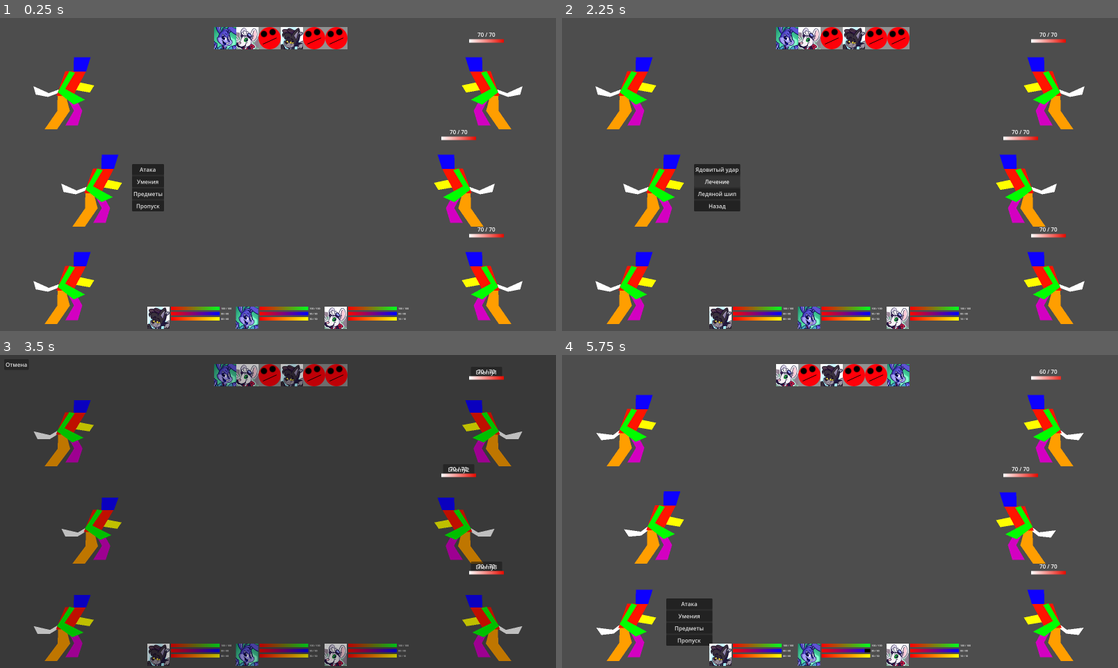
Above: before the commit, frames 1-4 (two rows, left to right).
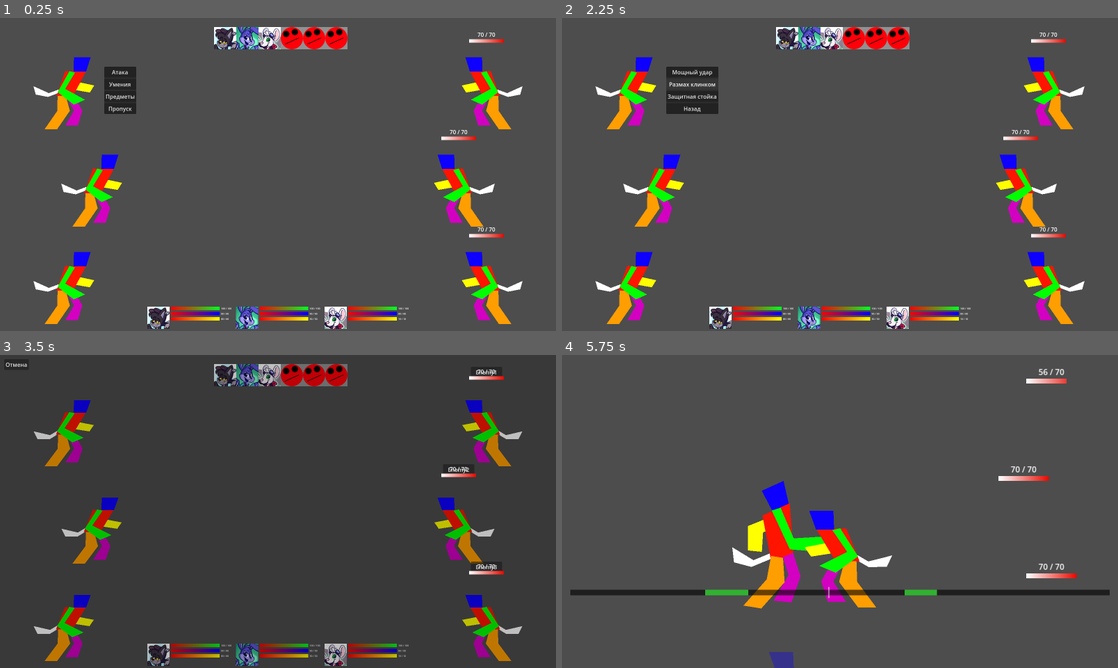
Above: after the commit, the same moments.

Repository: HellsStudios/Hell-s-workers
Game: Godot game, scene res://Scenes/Battle.tscn
Same seed, same stepped clock (60 frames per second), same inputs: the game is played once before the commit and once after it.
Inputs (mouse positions are in pixels of both pictures, inside the frame that each line leads up to):
- Up to frame 1 (0.25 s): no input
- Up to frame 2 (2.25 s): click "Атака" at 0.5 s; click "Отмена" at 1.25 s; click "Умения" at 2 s
- Up to frame 3 (3.5 s): click "Ядовитый удар" (after the commit: "Мощный удар") at 2.75 s
- Up to frame 4 (5.75 s): click "Enemy1" at 3.5 s; move the mouse to (962, 495) at 4.27 s; click (962, 495) at 4.42 s; drag from (728, 527) to (812, 574) at 5.02 s

The runs differ from the first frame. In frame 1, 2.8% of the frame differs, in the area x 18-55%, y 2-62%; in frame 2, 3.2%; in frame 3, 1.1%; in frame 4, 17%, in the area x 1-99%, y 2-100%.

Commit message:
Add files via upload

Diff:
--- a/новый-игровой-проект/Data/characters.json
+++ b/новый-игровой-проект/Data/characters.json
@@ -7,7 +7,7 @@
 	  "max_health": 110, "health": 110,
 	  "max_stamina": 60, "stamina": 60,
 	  "max_mana": 60, "mana": 60,
-	  "attack": 15, "defense": 10, "speed": 9,
+	  "attack": 15, "defense": 10, "speed": 20,
 	  "carry_slots_max": 5,
 	  "forbidden_categories": [],
 	  "pack": [],
@@ -32,8 +32,25 @@
 		  "name": "Размах клинком",
 		  "type": "physical",
 		  "target": "all_enemies",
-		  "damage": 10, "accuracy": 0.85, "crit": 0.05,
-		  "costs": { "stamina": 15 }
+		  "damage": 10,
+		  "accuracy": 0.85,
+		  "crit": 0.05,
+		  "costs": { "stamina": 15 },
+		  "qte": {
+			"steps": [
+			  { "anim": "attack", "duration": 0.60, "segments": [[0.40, 0.55]],
+				"select": { "mode": "random_enemies", "count": 1 } },
+
+			  { "anim": "attack", "duration": 0.60, "segments": [[0.35, 0.50]],
+				"select": { "mode": "random_enemies", "count": 2 } },
+
+			  { "anim": "attack", "duration": 0.70, "segments": [[0.45, 0.55]],
+				"select": { "mode": "all_enemies" } }
+			],
+			"on_success": { "damage_mult": 1.0 },
+			"on_perfect": { "damage_mult": 1.25 },
+			"on_fail":    { "damage_mult": 0.8 }
+		  }
 		},
 		{
 		  "name": "Защитная стойка",
--- /dev/null
+++ b/новый-игровой-проект/Data/enemies.json
@@ -0,0 +1,41 @@
+{
+  "enemies": {
+	"slime_green": {
+	  "nick": "Clue",
+	  "sprite": "res://Assets/enemies/Clue.png",
+	  "team": "enemy",
+	  "max_health": 70,
+	  "attack": 8,
+	  "defense": 3,
+	  "speed": 7,
+
+
+	  "dodge_window": 0.10,
+	  "block_window": 0.16,
+	  "block_reduce": 0.50,
+
+	  "abilities": [
+		{
+		  "name": "Шлепок",
+		  "type": "physical",
+		  "target": "single_enemy",
+		  "damage": 8
+		},
+		{
+		  "name": "Кислота",
+		  "type": "magic",
+		  "target": "all_enemies",
+		  "damage": 5,
+		  "qte": {
+			"steps": [
+			  { "anim": "cast", "duration": 0.9, "segments": [ { "start": 0.45, "end": 0.55 } ] }
+			],
+			"on_success": { "damage_mult": 1.0 },
+			"on_perfect": { "damage_mult": 1.2 },
+			"on_fail":    { "damage_mult": 0.8 }
+		  }
+		}
+	  ]
+	}
+  }
+}
--- a/новый-игровой-проект/Scenes/Battle.tscn
+++ b/новый-игровой-проект/Scenes/Battle.tscn
@@ -141,6 +141,10 @@
 
 [node name="QTEBar" parent="UI" instance=ExtResource("4_1samx")]
 anchors_preset = 15
+offset_right = 0.0
+offset_bottom = 0.0
+grow_horizontal = 2
+grow_vertical = 2
 
 [connection signal="button_down" from="UI/ActionPanel/MainMenuContainer/AttackButton" to="UI/ActionPanel" method="_on_AttackButton_pressed"]
 [connection signal="button_down" from="UI/ActionPanel/MainMenuContainer/SkillButton" to="UI/ActionPanel" method="_on_SkillButton_pressed"]
--- a/новый-игровой-проект/Scripts/Character.gd
+++ b/новый-игровой-проект/Scripts/Character.gd
@@ -32,6 +32,10 @@
 @export var sin_wrath: int = 0
 @export var sin_sloth: int = 0
 
+var dodge_window: float = 0.12
+var block_window: float = 0.18
+var block_reduce: float = 0.5  # 0.5 = блок режет урон наполовину при «успехе»
+
 # Список способностей (будет заполнен позже)
 var abilities: Array = []
 
@@ -105,6 +109,20 @@
 	attack = d.get("attack", 10)
 	defense = d.get("defense", 5)
 	speed = d.get("speed", 10)
+	if d.has("dodge_window"):
+		dodge_window = float(d.get("dodge_window", 0.12))
+	else:
+		dodge_window = 0.12
+
+	if d.has("block_window"):
+		block_window = float(d.get("block_window", 0.18))
+	else:
+		block_window = 0.18
+
+	if d.has("block_reduce"):
+		block_reduce = float(d.get("block_reduce", 0.5))
+	else:
+		block_reduce = 0.5
 
 	health = d.get("hp", max_health)
 	mana = d.get("mana", max_mana)
--- a/новый-игровой-проект/Scripts/GameManager.gd
+++ b/новый-игровой-проект/Scripts/GameManager.gd
@@ -11,9 +11,27 @@
 var items_db: Dictionary = {}        # id -> def (из items.json)
 var base_inventory: Dictionary = {}  # id -> количество (на базе)
 
+var enemies_db: Dictionary = {}  # id -> деф
+
+func load_enemies_db(path: String = "res://Data/enemies.json") -> void:
+	var f := FileAccess.open(path, FileAccess.READ)
+	if f == null:
+		push_error("[Enemies] DB not found: " + path)
+		return
+	var txt := f.get_as_text()
+	var parsed = JSON.parse_string(txt)
+	if typeof(parsed) != TYPE_DICTIONARY:
+		push_error("[Enemies] JSON parse error")
+		return
+	enemies_db = parsed.get("enemies", {})
+
+func get_enemy_def(id: String) -> Dictionary:
+	return enemies_db.get(id, {})
+
 func _ready() -> void:
 	load_heroes("res://Data/characters.json")
 	load_items_db("res://Data/items.json")
+	load_enemies_db("res://Data/enemies.json")
 
 func load_items_db(path: String = "res://Data/items.json") -> void:
 	var f := FileAccess.open(path, FileAccess.READ)
--- a/новый-игровой-проект/Scripts/battle.gd
+++ b/новый-игровой-проект/Scripts/battle.gd
@@ -53,7 +53,8 @@
 @export var HB_SCALE_WITH_ZOOM := true   # масштабировать ли бар при зуме
 @export var HB_MIN_SCALE := 0.8
 @export var HB_MAX_SCALE := 1.8
-
+@export var AOE_CAM_ZOOM := 1.12         # мягкий зум для AoE (меньше CINE_ZOOM)
+@export var AOE_CAM_SHIFT_PX := 180.0    # сдвиг камеры вправо в пикселях экрана
 
 var _cam_saved := { "pos": Vector2.ZERO, "zoom": Vector2.ONE, "proc": Node.PROCESS_MODE_INHERIT, "smooth": false }
 var _vp_saved_xform: Transform2D = Transform2D.IDENTITY
@@ -244,34 +245,79 @@
 			e.modulate = Color(1,1,1,1)
 
 func _perform_with_qte(user: Node2D, targets: Array[Node2D], ability: Dictionary) -> void:
-	# 1) подготовка позиций/камера/UI
-	if targets.size() == 0: return
-	var main_tgt: Node2D = targets[0]
+	if user == null:
+		return
+	if not is_instance_valid(user):
+		return
+	if targets.size() == 0:
+		return
+
+	var s_target := String(ability.get("target", ""))
+	var is_aoe := s_target == "all_enemies"
+	var typ := String(ability.get("type", ""))
+	var need_move := typ == "physical"
+
+	# --- центр AoE как в _do_melee_aoe ---
+	var aoe_focus := _screen_center_world() + Vector2(AOE_CENTER_X_OFFSET, AOE_CENTER_Y_OFFSET)
+	var sumy := 0.0
+	var cnt := 0
+	for e in enemies:
+		if is_instance_valid(e):
+			if e.health > 0:
+				sumy += e.global_position.y
+				cnt += 1
+	if cnt > 0:
+		aoe_focus.y = sumy / cnt + APPROACH_Y
+
+	# --- камера перед действием ---
+	if is_aoe:
+		# переводим экранный сдвиг в мировые координаты, работая и без активной камеры
+		var zoom_now := _get_view_zoom()
+		if zoom_now <= 0.001:
+			zoom_now = 1.0
+		var shift_x_world := AOE_CAM_SHIFT_PX / zoom_now
+		var aoe_cam_focus := aoe_focus + Vector2(shift_x_world, 0.0)
+		await _cam_push_focus(aoe_cam_focus, AOE_CAM_ZOOM)
+	else:
+		var main_tgt: Node2D = targets[0]
+		await _cam_push_focus(main_tgt.global_position, CINE_ZOOM)
+
 	_enter_cinematic(targets)
 	_update_enemy_bars_positions()
-	await _cam_push_focus(main_tgt.global_position)
-
-	# если физическая и одиночная — подбежали один раз вначале
-	var typ := String(ability.get("type",""))
-	var need_move := typ == "physical" and targets.size() == 1
+
+	# --- движение бойца (как раньше) ---
 	var mover: Node2D = user.get_node_or_null("MotionRoot") as Node2D
-	if mover == null: mover = user
+	if mover == null:
+		mover = user
 	var start_pos := mover.global_position
-	if need_move:
-		var hit_pos := _approach_point(user, main_tgt)
+
+	var move_mode := "none"  # "single" / "aoe"
+	if typ == "physical":
+		if is_aoe:
+			move_mode = "aoe"
+		elif targets.size() == 1:
+			move_mode = "single"
+
+	if move_mode == "single":
+		var hit_pos := _approach_point(user, targets[0])
 		_play_if_has(user.anim, "run")
-		await create_tween().set_trans(Tween.TRANS_SINE).set_ease(Tween.EASE_OUT)\
-			.tween_property(mover, "global_position", hit_pos, 0.18).finished
-
-	# 2) цикл по ступеням
-	var qte = ability.get("qte", {})
-	var steps: Array = qte.get("steps", [])
-	var res_on_success = qte.get("on_success", {})
-	var res_on_perfect = qte.get("on_perfect", {})
-	var res_on_fail    = qte.get("on_fail", {})
+		var tw_in := create_tween().set_trans(Tween.TRANS_SINE).set_ease(Tween.EASE_OUT)
+		tw_in.tween_property(mover, "global_position", hit_pos, 0.18)
+		await tw_in.finished
+	elif move_mode == "aoe":
+		_play_if_has(user.anim, "run")
+		var tw_in2 := create_tween().set_trans(Tween.TRANS_SINE).set_ease(Tween.EASE_OUT)
+		tw_in2.tween_property(mover, "global_position", aoe_focus, 0.22)
+		await tw_in2.finished
+
+	# --- QTE-ступени ---
+	var qte_dict = ability.get("qte", {})
+	var steps: Array = qte_dict.get("steps", [])
+	var res_on_success = qte_dict.get("on_success", {})
+	var res_on_perfect = qte_dict.get("on_perfect", {})
+	var res_on_fail    = qte_dict.get("on_fail", {})
 
 	if steps.size() == 0:
-		# нет QTE — старое поведение
 		for t in targets:
 			if is_instance_valid(t) and t.health > 0:
 				_apply_melee_hit(t, int(ability.get("damage", user.attack)), {"done": false}, ability.get("effects_to_targets", []), user)
@@ -287,70 +333,89 @@
 					clip = "skill"
 			_play_if_has(user.anim, clip)
 
-			# замедление
 			var slow := float(step.get("slowmo", 0.0))
 			var prev_scale := Engine.time_scale
 			if slow > 0.0:
-				Engine.time_scale = clamp(1.0 - slow, 0.05, 1.0)
-
-			# запускаем QTE
+				var s := 1.0 - slow
+				if s < 0.05: s = 0.05
+				Engine.time_scale = s
+
 			var dur := float(step.get("duration", 1.0))
 			var segs = step.get("segments", [])
 			qte_bar.start(dur, segs)
 			var result: Dictionary = await qte_bar.finished
-
-			# возвращаем тайм-скейл
 			Engine.time_scale = prev_scale
 
-			# модификаторы по результату
 			var mod := {}
-			if result.get("perfect", false) and not res_on_perfect.is_empty():
+			if result.get("perfect", false) and res_on_perfect.size() > 0:
 				mod = res_on_perfect
-			elif result.get("success", false) and not res_on_success.is_empty():
+			elif result.get("success", false) and res_on_success.size() > 0:
 				mod = res_on_success
-			elif not res_on_fail.is_empty():
+			elif res_on_fail.size() > 0:
 				mod = res_on_fail
 
 			var dmg_base := int(ability.get("damage", user.attack))
-			var mult := float(mod.get("damage_mult", 1.0))
+			var mult := 1.0
+			if mod.has("damage_mult"):
+				mult = float(mod.get("damage_mult"))
 			var dmg := int(round(dmg_base * mult))
 
-			# бонус к длительности эффектов
-			var dur_bonus := int(mod.get("duration_bonus", 0))
 			var effs: Array = ability.get("effects_to_targets", [])
-			if dur_bonus != 0 and effs.size() > 0:
-				var patched: Array = []
-				for e in effs:
-					var d = e.duplicate(true)
-					d["duration"] = int(d.get("duration", 0)) + dur_bonus
-					patched.append(d)
-				effs = patched
-
-			# расширение области (опционально)
-			var spread := String(mod.get("spread", "none"))
+			if mod.has("duration_bonus") and effs.size() > 0:
+				var bonus := int(mod.get("duration_bonus"))
+				if bonus != 0:
+					var patched: Array = []
+					for e in effs:
+						var d = e.duplicate(true)
+						d["duration"] = int(d.get("duration", 0)) + bonus
+						patched.append(d)
+					effs = patched
+
+			# выбор целей этой ступени (random_enemies / all_enemies)
 			var real_targets := targets
-			if spread == "all_enemies":
-				real_targets = []
-				for e in enemies:
-					if is_instance_valid(e) and e.health > 0: real_targets.append(e)
-			elif spread == "all_allies":
-				real_targets = []
-				var pool := heroes if user.team == "hero" else enemies
-				for a in pool:
-					if is_instance_valid(a) and a.health > 0: real_targets.append(a)
-
-			# применяем хит от этой ступени
+			if step.has("select"):
+				var sel = step["select"]
+				var mode := String(sel.get("mode", ""))
+				if mode == "random_enemies":
+					var cnt_pick := int(sel.get("count", 1))
+					var pool: Array = []
+					for e in enemies:
+						if is_instance_valid(e) and e.health > 0:
+							pool.append(e)
+					pool.shuffle()
+					real_targets = []
+					var n = min(cnt_pick, pool.size())
+					for i in range(n):
+						real_targets.append(pool[i])
+				elif mode == "all_enemies":
+					real_targets = []
+					for e in enemies:
+						if is_instance_valid(e) and e.health > 0:
+							real_targets.append(e)
+
 			for t in real_targets:
 				if is_instance_valid(t) and t.health > 0:
 					_apply_melee_hit(t, dmg, {"done": false}, effs, user)
 
-			# ждём конца клипа (не дольше разумного)
 			await _wait_anim_end(user.anim, clip, 0.8)
+
+	# --- откат ---
+	if move_mode != "none":
+		var tw_out := create_tween().set_trans(Tween.TRANS_SINE).set_ease(Tween.EASE_IN_OUT)
+		tw_out.tween_property(mover, "global_position", start_pos, 0.22)
+		await tw_out.finished
+
+	_play_if_has(user.anim, "idle")
+	_update_enemy_bars_positions()
+	await _cam_pop()
+	_exit_cinematic()
+
 
 	# 3) откат позиций/камеры/UI
 	if need_move:
-		await create_tween().set_trans(Tween.TRANS_SINE).set_ease(Tween.EASE_IN_OUT)\
-			.tween_property(mover, "global_position", start_pos, 0.18).finished
+		var tw_out := create_tween().set_trans(Tween.TRANS_SINE).set_ease(Tween.EASE_IN_OUT)
+		tw_out.tween_property(mover, "global_position", start_pos, 0.18)
+		await tw_out.finished
 	_play_if_has(user.anim, "idle")
 	_update_enemy_bars_positions()
 	await _cam_pop()
Binary file added: новый-игровой-проект/Assets/enemies/Clue.png
Not shown, added: новый-игровой-проект/Assets/enemies/Clue.png.import
Binary file added: новый-игровой-проект/Assets/icons/characters/Clue.png
Not shown, added: новый-игровой-проект/Assets/icons/characters/Clue.png.import
